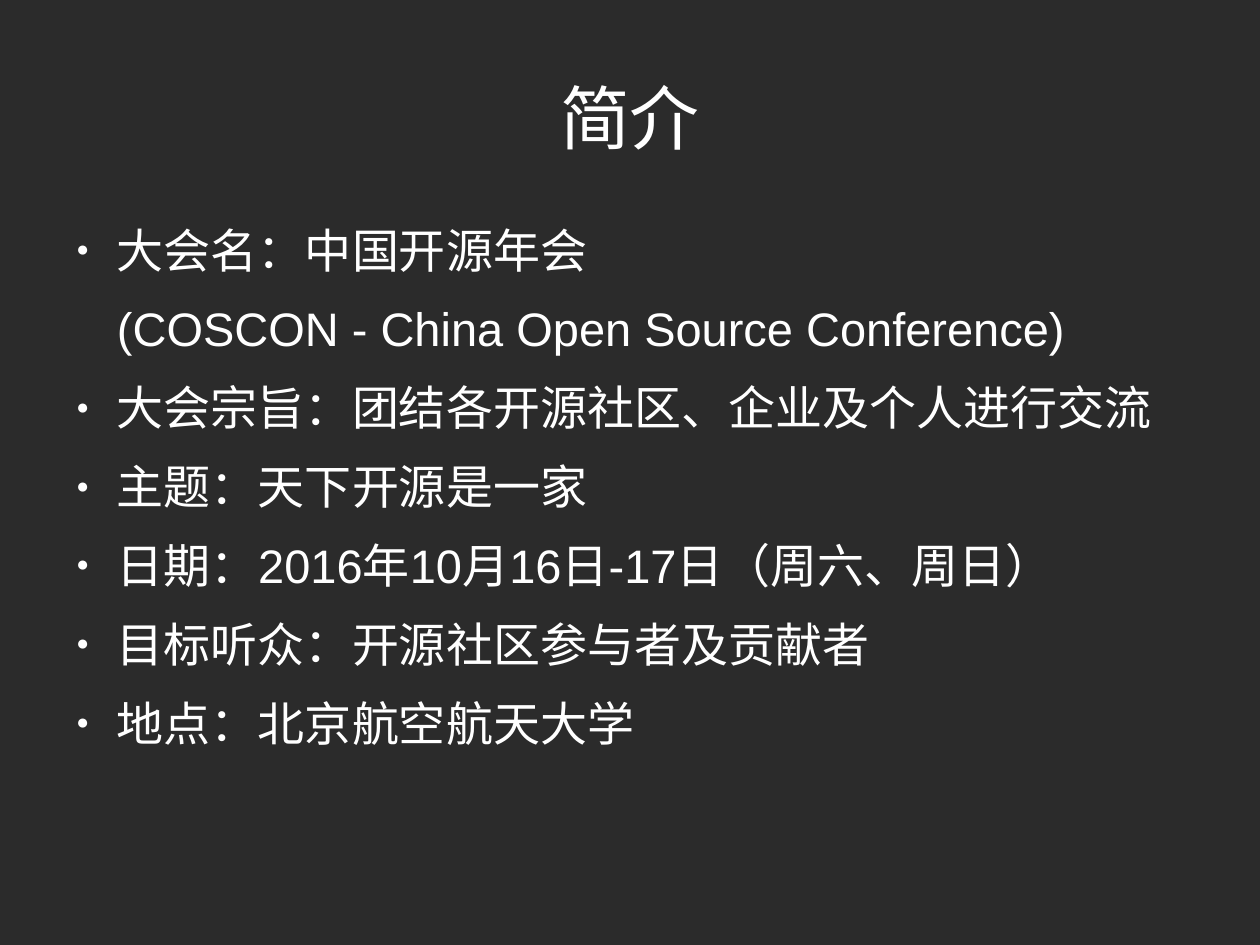
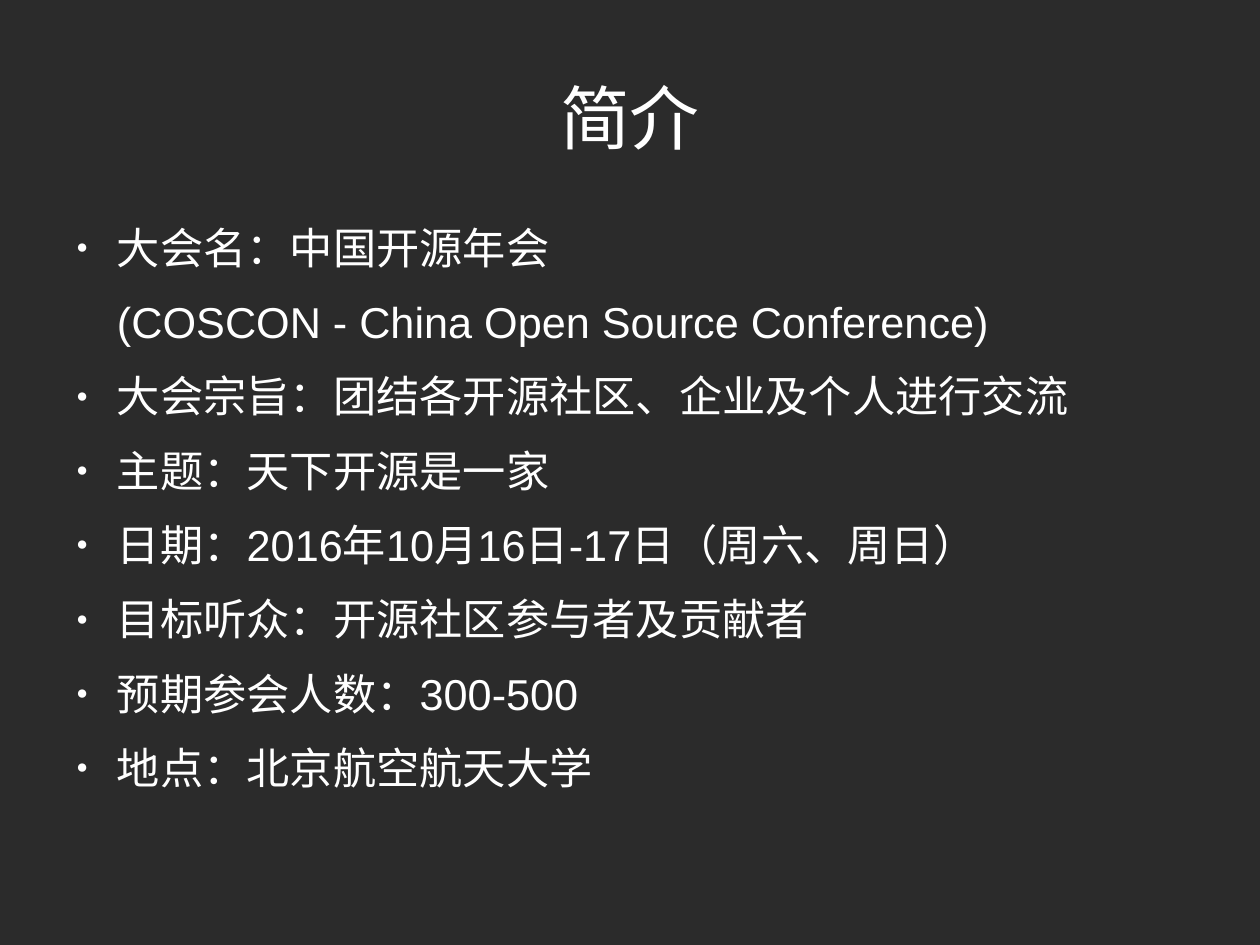
Before and after one commit to binli/coscon, a slide deck: slide 2 of 2016/coscon_proposal_2016.odp. Drawn at 1260x945 pixels with LibreOffice and Linux fonts; fonts in the diff are those of the drawing; background and template pictures are left out; a plain dark background stands for a picture behind light text. Boxes give left, top, right and bottom in pixels: in the first picture for what was removed or moved away, otherwise in the second. Text is boxed around its words. In the diff, an @@ line names an element or a change of style, - is before the commit and + after.

Commit message:
添加预期参会人数

```diff
--- a/2016/coscon_proposal_2016.odp
+++ b/2016/coscon_proposal_2016.odp
@@ text at [117, 227, 1068, 788]: size 29.6 to 27.2 pt @@
@@ text at [117, 673, 578, 714]: paragraph added @@
+● 预期参会人数：300-500
```
Also in this commit, not shown: 1 other file.
